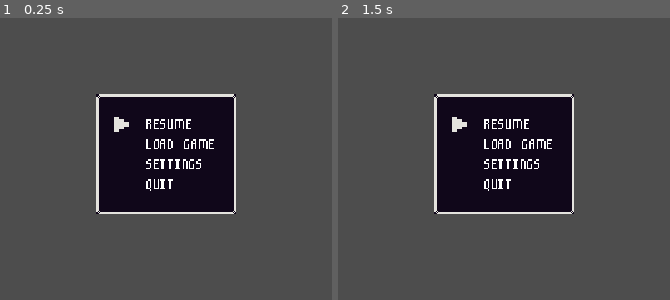
Above: before the commit, frames 1-2 (left to right).
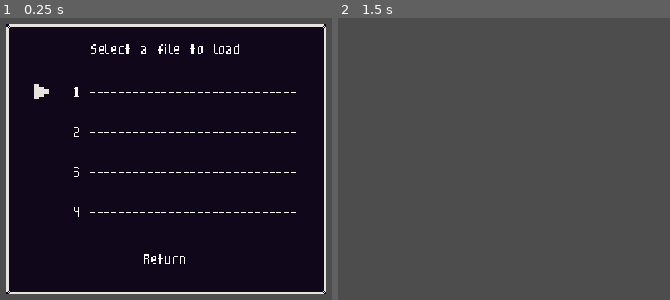
Above: after the commit, the same moments.

Repository: ChrisGlenn/Taelus
Game: Godot game, scene res://Scenes/Gameplay/PauseMenu/pause_menu.tscn
Two runs of this game, one before a commit and one after it. Both use one fixed random seed, a clock stepped at 60 frames per second and the inputs below. This scene is started directly instead of the project's main scene.
Inputs:
- Up to frame 1 (0.25 s): no input
- Up to frame 2 (1.5 s): tap Enter (tae_enter, bound only after the commit) at 0.5 s; hold Right (tae_right) 0.53-1.28 s; tap S (tae_s) at 0.6 s; tap Space (tae_select) at 0.8, 1.25, 1.35 s; hold Down (tae_down) from 1.28 s (still down)

The runs differ from the first frame. In frame 1, 77% of the frame differs, in the area x 1-99%, y 2-98%; in frame 2, 18%.

Commit message:
1/12/2024 AFTERNOON

Diff:
--- a/Scenes/Gameplay/PauseMenu/pause_menu.gd
+++ b/Scenes/Gameplay/PauseMenu/pause_menu.gd
@@ -2,15 +2,86 @@
 # PAUSE MENU
 # if the player hits the 'ESC' key then this menu pops up and pauses the game
 # works in combat and out of combat.
-var pause_mode = "PAUSED" # PAUSED, LOAD, SETTINGS
+var pause_mode = "PAUSED" # PAUSED, LOAD, SETTINGS, QUIT
+var menu_modes = [true, false, false, false] # PAUSED, LOAD, SETTINGS, QUIT
 var cur_pos = 0 # cursor position
-var paused_positions = [] # cursor positions for paused
+var can_move = true # fixes input
+var paused_positions = [16,32,48,64] # cursor positions for paused
 var load_positions = [] # cursor positions for load
 var settings_positions = [] # cursor positions for settings
+var quit_positions = [44,60] # cursor positions for quit
 
 
 func _ready():
 	pass
 
 func _process(_delta):
-	pass
+	control() # control function
+
+func control():
+	if pause_mode == "PAUSED":
+		# main paused menu
+		menu_modes = [true, false, false, false]
+		if Input.is_action_just_pressed("tae_down"):
+			if cur_pos < paused_positions.size()-1:
+				cur_pos += 1 # inc cur_pos
+				can_move = false
+		elif Input.is_action_just_pressed("tae_up"):
+			if cur_pos > 0:
+				cur_pos -= 1 # dec cur_pos
+				can_move = false
+		elif Input.is_action_just_pressed("tae_enter"):
+			if can_move:
+				match cur_pos:
+					0:
+						# resume
+						# unpause
+						queue_free() # delete pause menu
+					1:
+						# load game
+						print("Not implemented yet...")
+						pause_mode = "LOAD" # move to load mode
+						can_move = false
+					2:
+						# settings
+						print("Not implemented yet...")
+						pause_mode = "SETTINGS" # move to settings mode
+						can_move = false
+					3:
+						# quit game
+						cur_pos = 0 # reset cur_pos
+						pause_mode = "QUIT" # move to quit mode
+						can_move = false
+		else:
+			can_move = true
+		# update cursor position
+		$Paused/PCursor.position = Vector2(12,paused_positions[cur_pos])
+	if pause_mode == "QUIT":
+		# the quit menu
+		menu_modes = [false, false, false, true]
+		if Input.is_action_just_pressed("tae_down"):
+			if cur_pos < quit_positions.size()-1:
+				cur_pos += 1 # inc cur_pos
+				can_move = false
+		elif Input.is_action_just_pressed("tae_up"):
+			if cur_pos > 0:
+				cur_pos -= 1 # dec cur_pos
+				can_move = false
+		elif Input.is_action_just_pressed("tae_enter"):
+			if can_move:
+				match cur_pos:
+					0:
+						# no
+						cur_pos = 0 # reset cur_pos
+						pause_mode = "PAUSED" # return
+						can_move = false
+					1:
+						# yes
+						get_tree().quit() # quit game
+		else:
+			can_move = true
+		# update cursor position
+		$Quit/QCursor.position = Vector2(32,quit_positions[cur_pos])
+	# menu visibility update
+	$Paused.visible = menu_modes[0]
+	$Quit.visible = menu_modes[3]
--- a/Scenes/Gameplay/PauseMenu/pause_menu.tscn
+++ b/Scenes/Gameplay/PauseMenu/pause_menu.tscn
@@ -8,65 +8,214 @@
 [node name="PauseMenu" type="CanvasLayer"]
 script = ExtResource("1_jj1e6")
 
-[node name="Background" type="NinePatchRect" parent="."]
-offset_left = 328.0
-offset_top = 144.0
-offset_right = 440.0
-offset_bottom = 240.0
+[node name="Paused" type="Node2D" parent="."]
+visible = false
+position = Vector2(328, 144)
+
+[node name="PBack" type="NinePatchRect" parent="Paused"]
+offset_right = 112.0
+offset_bottom = 96.0
 texture = ExtResource("1_x78aw")
 patch_margin_left = 5
 patch_margin_top = 5
 patch_margin_right = 5
 patch_margin_bottom = 5
 
-[node name="ResumeLabel" type="Label" parent="."]
-offset_left = 368.0
-offset_top = 156.0
-offset_right = 440.0
-offset_bottom = 175.0
+[node name="ResumeLabel" type="Label" parent="Paused"]
+offset_left = 40.0
+offset_top = 12.0
+offset_right = 112.0
+offset_bottom = 31.0
 theme_override_fonts/font = ExtResource("2_jstgo")
 theme_override_font_sizes/font_size = 23
 text = "RESUME"
 vertical_alignment = 1
 autowrap_mode = 2
 
-[node name="LoadLabel" type="Label" parent="."]
-offset_left = 368.0
-offset_top = 172.0
-offset_right = 440.0
-offset_bottom = 191.0
+[node name="LoadLabel" type="Label" parent="Paused"]
+offset_left = 40.0
+offset_top = 28.0
+offset_right = 112.0
+offset_bottom = 47.0
 theme_override_fonts/font = ExtResource("2_jstgo")
 theme_override_font_sizes/font_size = 23
 text = "LOAD GAME"
 vertical_alignment = 1
 autowrap_mode = 2
 
-[node name="SettingsLabel" type="Label" parent="."]
-offset_left = 368.0
-offset_top = 188.0
-offset_right = 440.0
-offset_bottom = 207.0
+[node name="SettingsLabel" type="Label" parent="Paused"]
+offset_left = 40.0
+offset_top = 44.0
+offset_right = 112.0
+offset_bottom = 63.0
 theme_override_fonts/font = ExtResource("2_jstgo")
 theme_override_font_sizes/font_size = 23
 text = "SETTINGS"
 vertical_alignment = 1
 autowrap_mode = 2
 
-[node name="QuitLabel" type="Label" parent="."]
-offset_left = 368.0
-offset_top = 204.0
-offset_right = 440.0
-offset_bottom = 223.0
+[node name="QuitLabel" type="Label" parent="Paused"]
+offset_left = 40.0
+offset_top = 60.0
+offset_right = 112.0
+offset_bottom = 79.0
 theme_override_fonts/font = ExtResource("2_jstgo")
 theme_override_font_sizes/font_size = 23
 text = "QUIT"
 vertical_alignment = 1
 autowrap_mode = 2
 
-[node name="Cursor" type="Sprite2D" parent="."]
-position = Vector2(340, 160)
+[node name="PCursor" type="Sprite2D" parent="Paused"]
+position = Vector2(12, 16)
 texture = ExtResource("3_qd42e")
 centered = false
 hframes = 32
 vframes = 4
 frame = 9
+
+[node name="Quit" type="Node2D" parent="."]
+visible = false
+position = Vector2(328, 144)
+
+[node name="QBack" type="NinePatchRect" parent="Quit"]
+offset_right = 112.0
+offset_bottom = 96.0
+texture = ExtResource("1_x78aw")
+patch_margin_left = 5
+patch_margin_top = 5
+patch_margin_right = 5
+patch_margin_bottom = 5
+
+[node name="QMessage" type="Label" parent="Quit"]
+offset_left = 8.0
+offset_top = 8.0
+offset_right = 104.0
+offset_bottom = 40.0
+theme_override_fonts/font = ExtResource("2_jstgo")
+theme_override_font_sizes/font_size = 23
+text = "Quit Game?"
+horizontal_alignment = 1
+vertical_alignment = 1
+autowrap_mode = 2
+
+[node name="NoLabel" type="Label" parent="Quit"]
+offset_left = 56.0
+offset_top = 40.0
+offset_right = 104.0
+offset_bottom = 59.0
+theme_override_fonts/font = ExtResource("2_jstgo")
+theme_override_font_sizes/font_size = 23
+text = "No"
+vertical_alignment = 1
+autowrap_mode = 2
+
+[node name="YesLabel" type="Label" parent="Quit"]
+offset_left = 56.0
+offset_top = 56.0
+offset_right = 104.0
+offset_bottom = 75.0
+theme_override_fonts/font = ExtResource("2_jstgo")
+theme_override_font_sizes/font_size = 23
+text = "Yes"
+vertical_alignment = 1
+autowrap_mode = 2
+
+[node name="QCursor" type="Sprite2D" parent="Quit"]
+position = Vector2(32, 44)
+texture = ExtResource("3_qd42e")
+centered = false
+hframes = 32
+vframes = 4
+frame = 9
+
+[node name="Load" type="Node2D" parent="."]
+position = Vector2(256, 88)
+
+[node name="PBack2" type="NinePatchRect" parent="Load"]
+offset_right = 256.0
+offset_bottom = 216.0
+texture = ExtResource("1_x78aw")
+patch_margin_left = 5
+patch_margin_top = 5
+patch_margin_right = 5
+patch_margin_bottom = 5
+
+[node name="LoadLabel" type="Label" parent="Load"]
+offset_left = 8.0
+offset_top = 8.0
+offset_right = 248.0
+offset_bottom = 27.0
+theme_override_fonts/font = ExtResource("2_jstgo")
+theme_override_font_sizes/font_size = 23
+text = "Select a file to load"
+horizontal_alignment = 1
+vertical_alignment = 1
+autowrap_mode = 2
+
+[node name="LoadLabel2" type="Label" parent="Load"]
+offset_left = 8.0
+offset_top = 176.0
+offset_right = 248.0
+offset_bottom = 195.0
+theme_override_fonts/font = ExtResource("2_jstgo")
+theme_override_font_sizes/font_size = 23
+text = "Return"
+horizontal_alignment = 1
+vertical_alignment = 1
+autowrap_mode = 2
+
+[node name="SlotOneLabel" type="Label" parent="Load"]
+offset_left = 40.0
+offset_top = 40.0
+offset_right = 248.0
+offset_bottom = 64.0
+theme_override_fonts/font = ExtResource("2_jstgo")
+theme_override_font_sizes/font_size = 23
+text = "1 -----------------------------"
+horizontal_alignment = 1
+vertical_alignment = 1
+autowrap_mode = 2
+
+[node name="SlotTwoLabel" type="Label" parent="Load"]
+offset_left = 40.0
+offset_top = 72.0
+offset_right = 248.0
+offset_bottom = 96.0
+theme_override_fonts/font = ExtResource("2_jstgo")
+theme_override_font_sizes/font_size = 23
+text = "2 -----------------------------"
+horizontal_alignment = 1
+vertical_alignment = 1
+autowrap_mode = 2
+
+[node name="SlotThreeLabel" type="Label" parent="Load"]
+offset_left = 40.0
+offset_top = 104.0
+offset_right = 248.0
+offset_bottom = 128.0
+theme_override_fonts/font = ExtResource("2_jstgo")
+theme_override_font_sizes/font_size = 23
+text = "3 -----------------------------"
+horizontal_alignment = 1
+vertical_alignment = 1
+autowrap_mode = 2
+
+[node name="SlotFourLabel" type="Label" parent="Load"]
+offset_left = 40.0
+offset_top = 136.0
+offset_right = 248.0
+offset_bottom = 160.0
+theme_override_fonts/font = ExtResource("2_jstgo")
+theme_override_font_sizes/font_size = 23
+text = "4 -----------------------------"
+horizontal_alignment = 1
+vertical_alignment = 1
+autowrap_mode = 2
+
+[node name="LCursor" type="Sprite2D" parent="Load"]
+position = Vector2(20, 46)
+texture = ExtResource("3_qd42e")
+centered = false
+hframes = 32
+vframes = 4
+frame = 9
--- a/Scenes/UI/HUD/hud.gd
+++ b/Scenes/UI/HUD/hud.gd
@@ -77,6 +77,8 @@
 		SELECTION.visible = false # hide the selection HUD
 		DIAGHUD.visible = false # hide the dialogue HUD
 		INVENTORY.visible = false # hide the inventory
+		# set the hud controls
+		Globals.hud_control_mode = "main"
 		# update dynamic HUD elements
 		DATE.text = str(Globals.day, " ", Globals.months[Globals.month], " ", Globals.year, " ", Globals.seasons[Globals.season])
 		TIME.text = str(Globals.hour, ":") + str(Globals.minutes).pad_zeros(2)
--- /dev/null
+++ b/Scenes/UI/Messages/messages.gd
@@ -0,0 +1,29 @@
+extends CanvasLayer
+# MESSAGE SCRIPT
+# the message is given a location based off the number in the array it is and once
+# created will move UP to the location set where it will sit for a bit then delete itself...
+var move_speed = 80 # movement speed
+var message_text = "" # the text of the message
+var y_to = 0 # Y coord to move up to
+var has_set = false # if it has originally set
+var life_timer = 300 # lifspan timer
+var timer_ctrl = 100 # timer control
+
+
+func _ready():
+	$MsgBackground/MsgLabel.text = message_text # update the text
+
+func _process(delta):
+	movement(delta) # movement function
+
+func movement(clock):
+	# if the message Y is greater than the set y_to the move up...
+	if offset.y > y_to:
+		offset.y -= move_speed * clock
+	else:
+		offset.y = y_to
+	# check the lifetime timer and decrement
+	if life_timer > 0:
+		life_timer -= timer_ctrl * clock # decrement timer
+	else:
+		queue_free() # delete self
--- /dev/null
+++ b/Scenes/UI/Messages/messages.tscn
@@ -0,0 +1,30 @@
+[gd_scene load_steps=4 format=3 uid="uid://cgvtomlmvb5rd"]
+
+[ext_resource type="Script" path="res://Scenes/UI/Messages/messages.gd" id="1_fs4i5"]
+[ext_resource type="Texture2D" uid="uid://cyccdspqh3wso" path="res://Sprites/UI/nine-slice.png" id="1_so80l"]
+[ext_resource type="FontFile" uid="uid://rxta6h0jqudm" path="res://Fonts/m5x7.ttf" id="2_3ui6r"]
+
+[node name="Messages" type="CanvasLayer"]
+offset = Vector2(0, 48)
+transform = Transform2D(1, 0, 0, 1, 0, 48)
+script = ExtResource("1_fs4i5")
+
+[node name="MsgBackground" type="NinePatchRect" parent="."]
+offset_left = 448.0
+offset_right = 640.0
+offset_bottom = 24.0
+texture = ExtResource("1_so80l")
+patch_margin_left = 5
+patch_margin_top = 5
+patch_margin_right = 5
+patch_margin_bottom = 5
+
+[node name="MsgLabel" type="Label" parent="MsgBackground"]
+layout_mode = 0
+offset_left = 8.0
+offset_top = 4.0
+offset_right = 184.0
+offset_bottom = 20.0
+theme_override_fonts/font = ExtResource("2_3ui6r")
+text = "Message text goes here..."
+horizontal_alignment = 1
--- a/Scripts/Functions.gd
+++ b/Scripts/Functions.gd
@@ -4,15 +4,19 @@
 # eating/drinking
 func drink_water(quench): # (quench, risk, use)
 	# restore the player's thirst by the 'quench' amount
-	if quench > 0:
-		Globals.player["thirst"] += quench # restore player thirst
-		if Globals.player["thirst"] > 100.0: Globals.player["thirst"] = 100.0 # make sure it doesn't exceed 100
-		# CALL AN EVENT FUNCTION FOR SICKNESS WITH THE RISK
-		# display a message
+	if Globals.player["thirst"] >= 100.0:
 		Globals.message_on = true
-		Globals.message_text = "You drink some water."
+		Globals.message_text = "You are not thirsty."
 	else:
-		print("ERROR: QUENCH NOT SET FOR DRINK_WATER FUNCTION!!!")
+		if quench > 0:
+			Globals.player["thirst"] += quench # restore player thirst
+			if Globals.player["thirst"] > 100.0: Globals.player["thirst"] = 100.0 # make sure it doesn't exceed 100
+			# CALL AN EVENT FUNCTION FOR SICKNESS WITH THE RISK
+			# display a message
+			Globals.message_on = true
+			Globals.message_text = "You drink some water."
+		else:
+			print("ERROR: QUENCH NOT SET FOR DRINK_WATER FUNCTION!!!")
 
 func refill(container, liquid):
 	# will refill a container with a liquid...
--- a/Scripts/Globals.gd
+++ b/Scripts/Globals.gd
@@ -16,6 +16,7 @@
 # HUD variables
 # selector
 var hud_mode = "MAIN" # main, select (selection), diag (dialogue), stat (status), inv (inventory)
+var messages = [] # message array
 var message_on = false # HUD message switch
 var message_text = "" # text for message
 var hud_selected_name = ""
--- a/Scripts/Input.gd
+++ b/Scripts/Input.gd
@@ -3,5 +3,5 @@
 # provides input for the game based on the current control settings all scripts are here
 # so they don't have to be littered all around the game
 
-func player_input(mode, key):
+func player_input(_mode, _key, _function):
 	pass
--- a/project.godot
+++ b/project.godot
@@ -178,6 +178,11 @@
 "events": [Object(InputEventKey,"resource_local_to_scene":false,"resource_name":"","device":-1,"window_id":0,"alt_pressed":false,"shift_pressed":false,"ctrl_pressed":false,"meta_pressed":false,"pressed":false,"keycode":0,"physical_keycode":83,"key_label":0,"unicode":115,"echo":false,"script":null)
 ]
 }
+tae_enter={
+"deadzone": 0.5,
+"events": [Object(InputEventKey,"resource_local_to_scene":false,"resource_name":"","device":-1,"window_id":0,"alt_pressed":false,"shift_pressed":false,"ctrl_pressed":false,"meta_pressed":false,"pressed":false,"keycode":0,"physical_keycode":4194309,"key_label":0,"unicode":0,"echo":false,"script":null)
+]
+}
 f1={
 "deadzone": 0.5,
 "events": [Object(InputEventKey,"resource_local_to_scene":false,"resource_name":"","device":-1,"window_id":0,"alt_press …(182 unchanged characters)…
